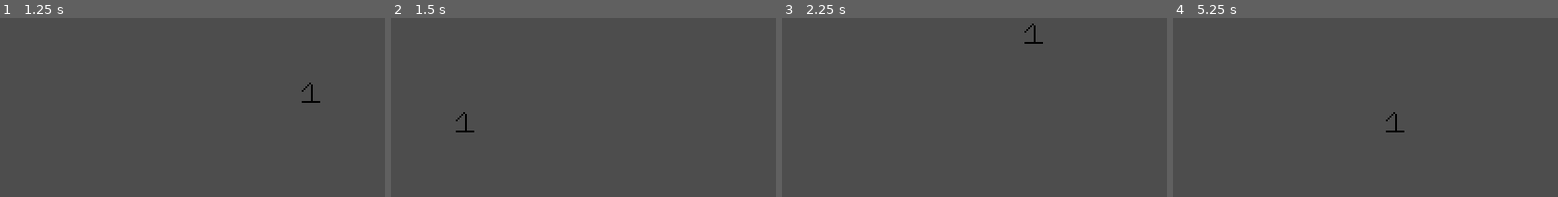
Above: before the commit, frames 1-4 (left to right).
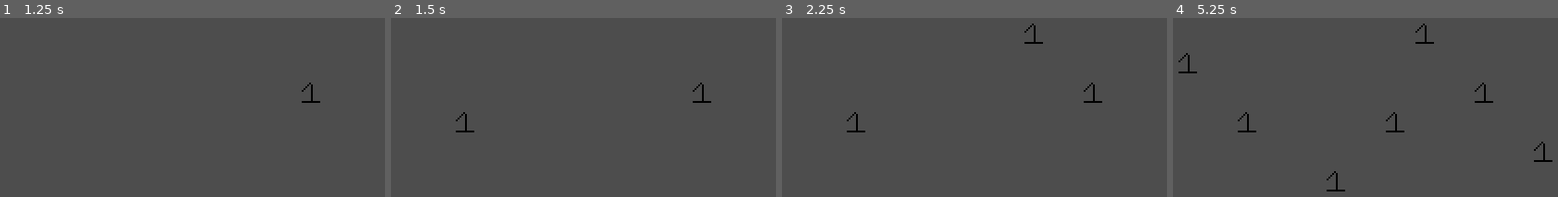
Above: after the commit, the same moments.

Repository: InRe-Dan/gmtk2024
Game: Godot game, scene res://world.tscn
Two runs of this game, one before a commit and one after it. Both use one fixed random seed, a clock stepped at 60 frames per second and the inputs below.
Inputs (mouse positions are in pixels of both pictures, inside the frame that each line leads up to):
- Up to frame 1 (1.25 s): tap Enter at 0.5 s; move the mouse to (308, 91) at 0.52 s; press the mouse at (308, 91) at 0.53 s
- Up to frame 2 (1.5 s): tap Space at 1.25 s; move the mouse to (448, 125) at 1.27 s; release the mouse at (448, 125) at 1.28 s; click (448, 125) at 1.35 s
- Up to frame 3 (2.25 s): tap Enter at 2 s; move the mouse to (1016, 35) at 2.02 s; press the mouse at (1016, 35) at 2.03 s
- Up to frame 4 (5.25 s): tap Space at 2.75, 4.25 s; move the mouse to (1319, 175) at 2.77 s; release the mouse at (1319, 175) at 2.78 s; click (1319, 175) at 2.85 s; tap Enter at 3.5 s; move the mouse to (1527, 157) at 3.52 s; press the mouse at (1527, 157) at 3.53 s; move the mouse to (outside the picture) at 4.27 s; release the mouse at (outside the picture) at 4.28 s; click (outside the picture) at 4.35 s; move the mouse to (1377, 109) at 5.02 s; press the mouse at (1377, 109) at 5.03 s

Frame 1 is identical in both runs. In frame 2, 0.1% of the frame differs, in the area x 78-84%, y 36-48%; in frame 3, 0.2%; in frame 4, 0.7%, in the area x 1-99%, y 3-97%.

Commit message:
Basic building placement

Diff:
--- /dev/null
+++ b/Building/Types/wheat_farm.tres
@@ -0,0 +1,14 @@
+[gd_resource type="Resource" script_class="Building" load_steps=4 format=3 uid="uid://dcbxltc2w4b0a"]
+
+[ext_resource type="Script" path="res://production.gd" id="1_cxkwm"]
+[ext_resource type="Script" path="res://Building/building.gd" id="1_uwo25"]
+
+[sub_resource type="Resource" id="Resource_hb8du"]
+script = ExtResource("1_cxkwm")
+wheat = 1
+wood = 0
+
+[resource]
+script = ExtResource("1_uwo25")
+pattern_index = 0
+production = SubResource("Resource_hb8du")
--- a/Building/Types/wheat_farm.tscn
+++ /dev/null
@@ -1,12 +0,0 @@
-[gd_scene load_steps=4 format=3 uid="uid://upf2hnob5owd"]
-
-[ext_resource type="PackedScene" uid="uid://cwd8doim1dlnk" path="res://Building/building.tscn" id="1_jy7kc"]
-[ext_resource type="Script" path="res://production.gd" id="2_0wit1"]
-
-[sub_resource type="Resource" id="Resource_1a3iq"]
-script = ExtResource("2_0wit1")
-wheat = 1
-wood = 0
-
-[node name="WheatFarm" instance=ExtResource("1_jy7kc")]
-production = SubResource("Resource_1a3iq")
--- a/Building/building.gd
+++ b/Building/building.gd
@@ -1,7 +1,7 @@
 class_name Building
-extends Node
+extends Resource
 
-@export var pattern: int = -1
+@export var pattern_index: int = -1
 
 var root_position: Vector2i
 var tiles_relative: Array[Vector2i]
@@ -9,11 +9,6 @@
 @export var production: Production
 
 
-# Called when the node enters the scene tree for the first time.
-func _ready() -> void:
-	pass # Replace with function body.
-
-
-# Called every frame. 'delta' is the elapsed time since the previous frame.
-func _process(delta: float) -> void:
+# Called when the resource enters the scene tree
+func _init() -> void:
 	pass
--- a/ghost.gd
+++ b/ghost.gd
@@ -1,33 +1,27 @@
-class_name Ghost
+class_name GhostLayer
 extends TileMapLayer
 
+var building: Building
 var pattern: TileMapPattern
 
 
-func _ready() -> void:
-	set_active_pattern(0)
-
-
-# Called every frame. 'delta' is the elapsed time since the previous frame.
-func _process(delta: float) -> void:
-	var cursor_position: Vector2 = get_local_mouse_position()
-
-	draw_pattern(cursor_position)
-
-
-# Change the ghost's building pattern
-func set_active_pattern(value: int = -1) -> void:
-	pattern = tile_set.get_pattern(value)
+# Sets the building that the ghost is using
+func set_building(new_building: Building) -> void:
+	building = new_building
+	pattern = tile_set.get_pattern(building.pattern_index)
 
 
 # Draws the pattern to the ghost
-func draw_pattern(position: Vector2i) -> void:
-	if pattern == null:
+func draw_pattern() -> void:
+	if building == null:
 		return
 
 	# Clear ghost layer
 	clear()
 
+	if pattern == null:
+		return
+
 	# Draw building cells to ghost layer
 	for cell: Vector2i in pattern.get_used_cells():
-		set_cell(cell + local_to_map(position), 0, pattern.get_cell_atlas_coords(cell))
+		set_cell(cell + local_to_map(get_local_mouse_position()), 0, pattern.get_cell_atlas_coords(cell))
--- a/level.gd
+++ b/level.gd
@@ -1,11 +1,32 @@
+class_name Level
 extends Node
+
+@onready var ghost_layer: GhostLayer = $GhostLayer
+@onready var buildings_layer: TileMapLayer = $BuildingsLayer
 
 
 # Called when the node enters the scene tree for the first time.
 func _ready() -> void:
-	pass # Replace with function body.
+	ghost_layer.set_building(load("res://Building/Types/wheat_farm.tres"))
 
 
 # Called every frame. 'delta' is the elapsed time since the previous frame.
 func _process(delta: float) -> void:
-	pass
+	ghost_layer.draw_pattern()
+
+
+# Intercepts unhandled input
+func _unhandled_input(event: InputEvent) -> void:
+	if event.is_action_pressed("submit"):
+		build_ghost()
+
+
+# Place the ghost as a building
+func build_ghost() -> void:
+	var pattern: TileMapPattern = ghost_layer.pattern
+	if pattern == null:
+		return
+
+	# Draw building to the buildings layer
+	for cell: Vector2i in pattern.get_used_cells():
+		buildings_layer.set_cell(cell + buildings_layer.local_to_map(ghost_layer.get_local_mouse_position()), 0, pattern.get_cell_atlas_coords(cell))
--- a/level.tscn
+++ b/level.tscn
@@ -1,9 +1,11 @@
-[gd_scene load_steps=3 format=3 uid="uid://do5ljpj4vtp4m"]
+[gd_scene load_steps=4 format=3 uid="uid://do5ljpj4vtp4m"]
 
+[ext_resource type="Script" path="res://level.gd" id="1_alcdi"]
 [ext_resource type="TileSet" uid="uid://cln4dq0iihryq" path="res://buildings.tres" id="1_uc2yi"]
 [ext_resource type="Script" path="res://ghost.gd" id="2_35ren"]
 
 [node name="Level" type="Node2D"]
+script = ExtResource("1_alcdi")
 
 [node name="BackdropLayer" type="TileMapLayer" parent="."]
 
--- a/project.godot
+++ b/project.godot
@@ -29,3 +29,11 @@
 "res://Building/": "yellow",
 "res://Building/Types/": "orange"
 }
+
+[input]
+
+submit={
+"deadzone": 0.5,
+"events": [Object(InputEventMouseButton,"resource_local_to_scene":false,"resource_name":"","device":-1,"window_id":0,"alt_pressed":false,"shift_pressed":false,"ctrl_pressed":false,"meta_pressed":false,"button_mask":1,"position":Vector2(118, 33),"global_position":Vector2(134, 113),"factor":1.0,"button_index":1,"canceled":false,"pressed":true,"double_click":false,"script":null)
+]
+}
